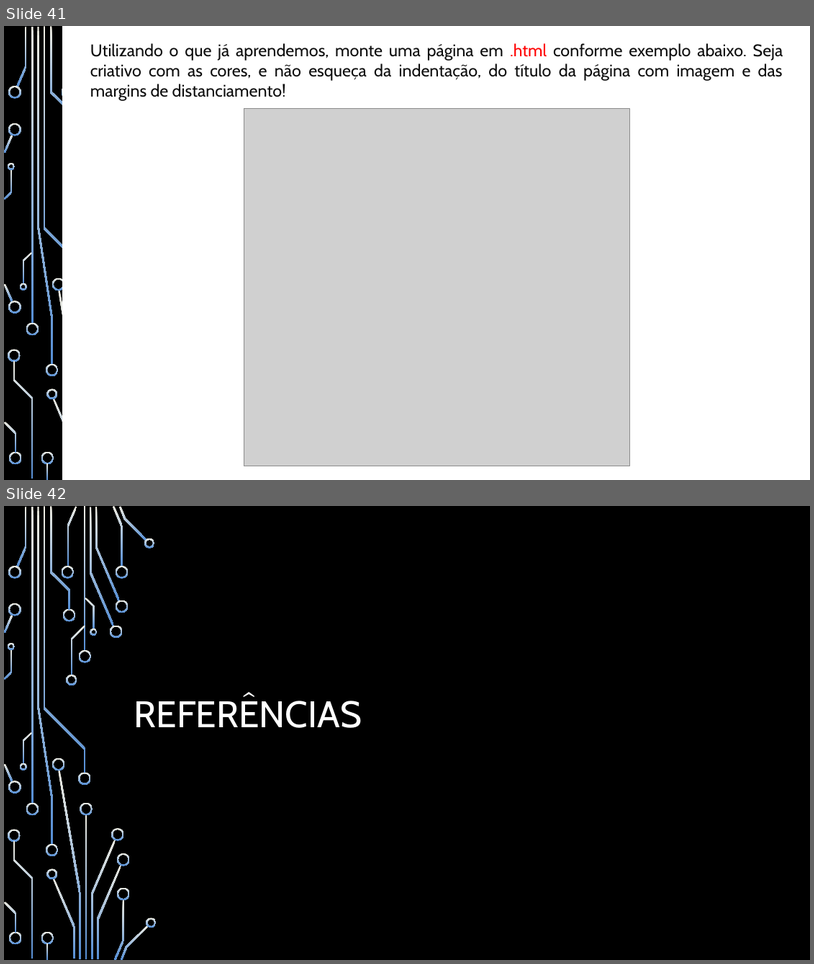
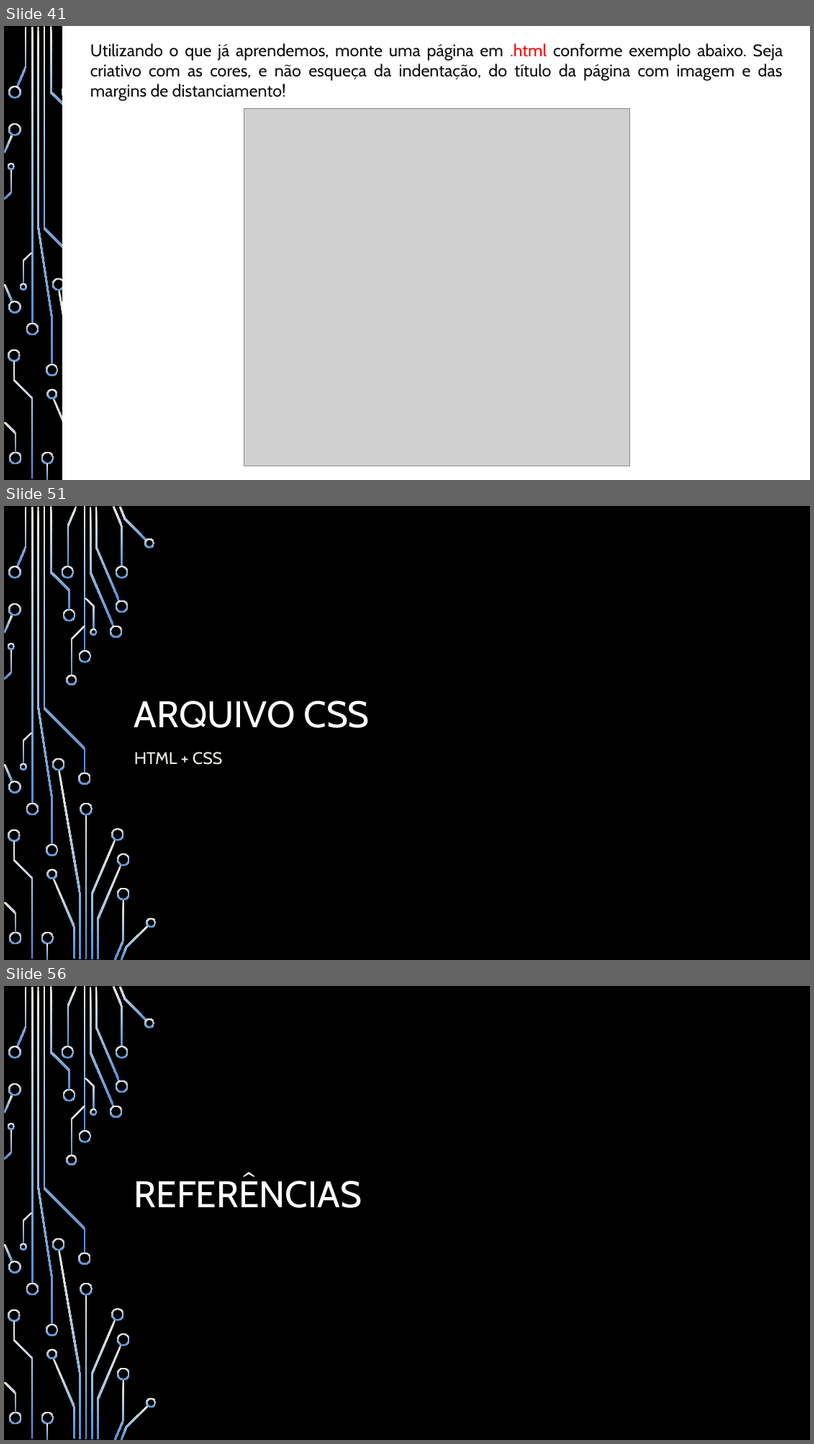
Before and after one commit to heitorsam/aulas_iep, a slide deck: documentos/Apostila - Desenvolvimento Web - IEP.pptx. Shown one above the other, each under a label of ours: slides 41 and 42 before the commit, slides 41, 51 and 56 after it; the slides between them are not shown. The pictures are 814x964 and 814x1444 pixels, drawn with LibreOffice and Linux fonts; fonts in the diff are those of the drawing; grey boxes stand for pictures; background and template pictures are left out. Boxes give left, top, right and bottom in pixels: in the first picture for what was removed or moved away, otherwise in the second. Text is boxed around its words. In the diff, an @@ line names an element or a change of style, - is before the commit and + after.

```diff
--- a/documentos/Apostila - Desenvolvimento Web - IEP.pptx
+++ b/documentos/Apostila - Desenvolvimento Web - IEP.pptx
@@ slide 51 added at [4,506,810,960], background picture (left out); not listed: 54 template elements that a slide beside it also shows @@
@@ title added at [134,700,370,728], 44 pt, text #FFFFFF @@
+ARQUIVO CSS
@@ subtitle added at [134,752,223,764], 20 pt, text #EEECE1 @@
+HTML + CSS
@@ what was slide 42 is now slide 56 @@
```
Also in this commit, not shown: 2 slides changed, 13 other slides added, 10 other files.
